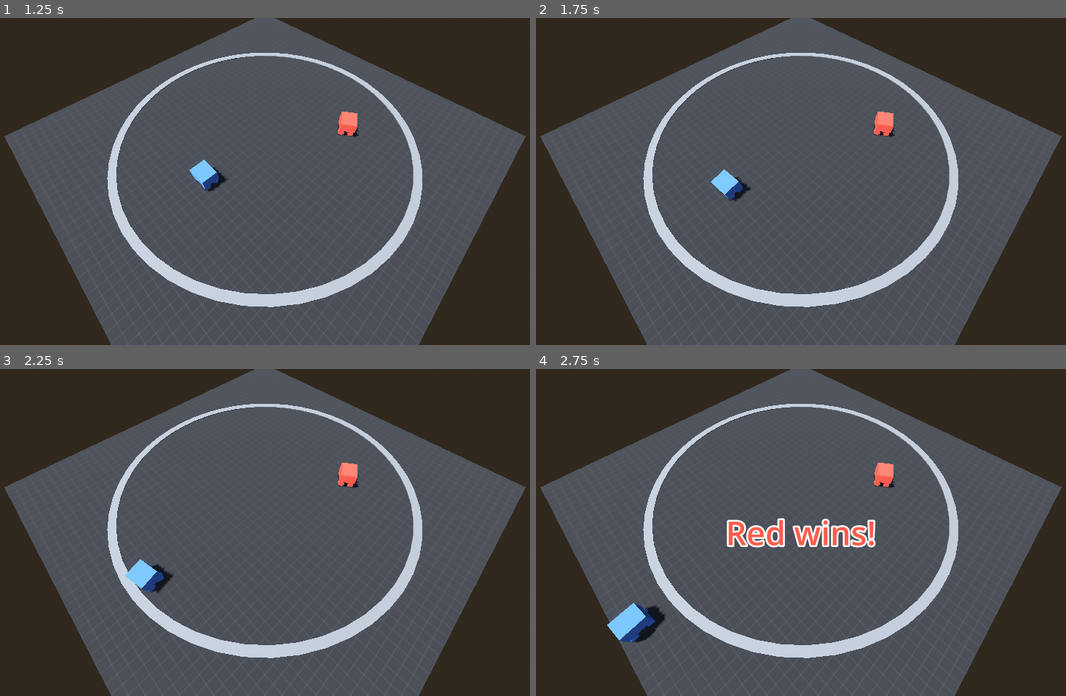
Above: before the commit, frames 1-4 (two rows, left to right).
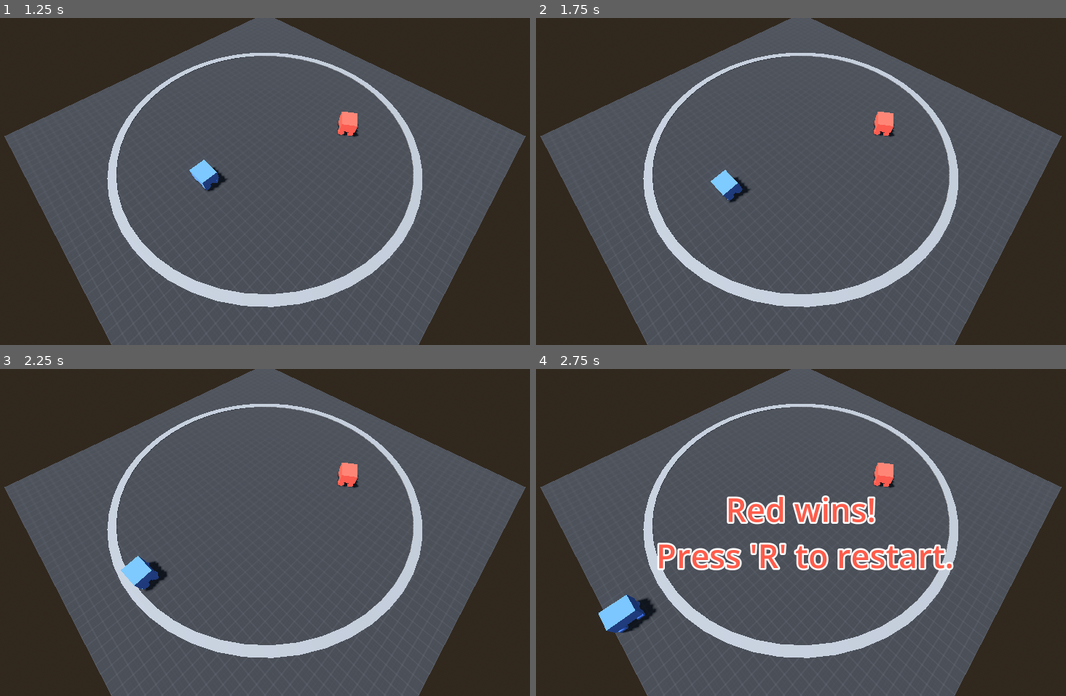
Above: after the commit, the same moments.

Repository: jozfeal/robot-sumo-sd
Game: Godot game, scene res://system/main.tscn
Two runs of this game, one before a commit and one after it. Both use one fixed random seed, a clock stepped at 60 frames per second and the inputs below.
Inputs:
- Up to frame 1 (1.25 s): tap Enter at 0.5 s; hold D (right) from 0.53 s (still down)
- Up to frame 2 (1.75 s): tap R (restart, bound only after the commit) at 1.25 s; release D (right) at 1.28 s; hold S (backward) from 1.28 s (still down)
- Up to frame 3 (2.25 s): release S (backward) at 2.03 s; hold D (right) from 2.03 s (still down)
- Up to frame 4 (2.75 s): keep holding D (right)

Frame 1 is identical in both runs. In frame 2, less than 0.1% of the frame differs, in the area x 32-41%, y 46-57%; in frame 3, 0.4%; in frame 4, 7.0%, in the area x 11-79%, y 38-84%.

Commit message:
Added Scene Reloading
Manager node reloads scene upon pressing R. Winning text states that you can do this while playing.

Diff:
--- a/godot-demo/project.godot
+++ b/godot-demo/project.godot
@@ -43,6 +43,11 @@
 "events": [Object(InputEventKey,"resource_local_to_scene":false,"resource_name":"","device":-1,"window_id":0,"alt_press …(192 unchanged characters)…
 ]
 }
+restart={
+"deadzone": 0.2,
+"events": [Object(InputEventKey,"resource_local_to_scene":false,"resource_name":"","device":-1,"window_id":0,"alt_pressed":false,"shift_pressed":false,"ctrl_pressed":false,"meta_pressed":false,"pressed":false,"keycode":0,"physical_keycode":82,"key_label":0,"unicode":114,"location":0,"echo":false,"script":null)
+]
+}
 
 [physics]
 
--- a/godot-demo/system/main.tscn
+++ b/godot-demo/system/main.tscn
@@ -1,6 +1,7 @@
 [gd_scene format=3 uid="uid://1rs2k3xrq2f2"]
 
 [ext_resource type="Texture2D" uid="uid://dh55vx8mutj0k" path="res://textures/prototype_grey.png" id="1_7am6p"]
+[ext_resource type="Script" uid="uid://dulb5osgdwkgm" path="res://system/manager.gd" id="1_tuma4"]
 [ext_resource type="PackedScene" uid="uid://c07dkdxs2thr" path="res://robots/base_robot.tscn" id="2_gisfo"]
 [ext_resource type="Script" uid="uid://57opdw4w1qrh" path="res://components/vehicle_controller_3d.gd" id="3_6558x"]
 [ext_resource type="Script" uid="uid://cr5xd7drbfnew" path="res://system/ring_area.gd" id="4_goxoi"]
@@ -33,6 +34,9 @@
 outline_size = 20
 
 [node name="Main" type="Node3D" unique_id=2034509664]
+
+[node name="Manager" type="Node" parent="." unique_id=342534952]
+script = ExtResource("1_tuma4")
 
 [node name="WorldEnvironment" type="WorldEnvironment" parent="." unique_id=1673052068]
 environment = SubResource("Environment_gisfo")
--- /dev/null
+++ b/godot-demo/system/manager.gd
@@ -0,0 +1,5 @@
+extends Node
+
+func _unhandled_input(_event: InputEvent) -> void:
+	if Input.is_action_just_pressed("restart"):
+		get_tree().reload_current_scene()
--- a/godot-demo/system/ring_area.gd
+++ b/godot-demo/system/ring_area.gd
@@ -9,5 +9,5 @@
 
 		if robots.size() == 1:
 			win_text.label_settings.font_color = robots[0].color
-			win_text.text = "%s wins!" % robots[0].robot_name
+			win_text.text = "%s wins!\n Press 'R' to restart." % robots[0].robot_name
 			win_text.show()
Not shown, added: godot-demo/system/manager.gd.uid
